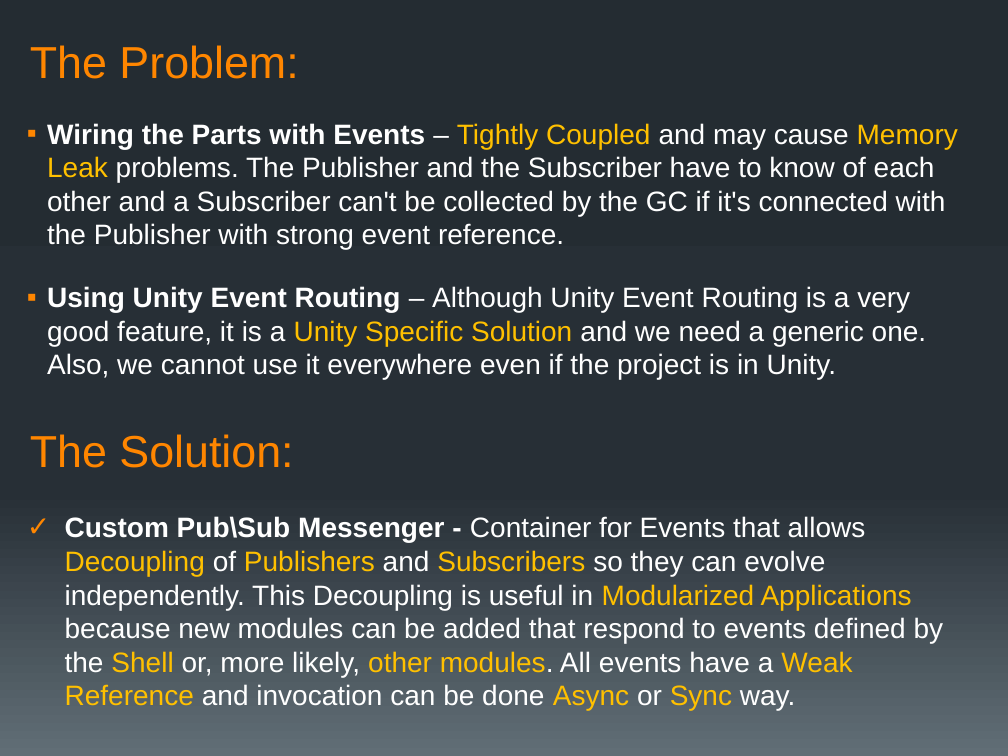
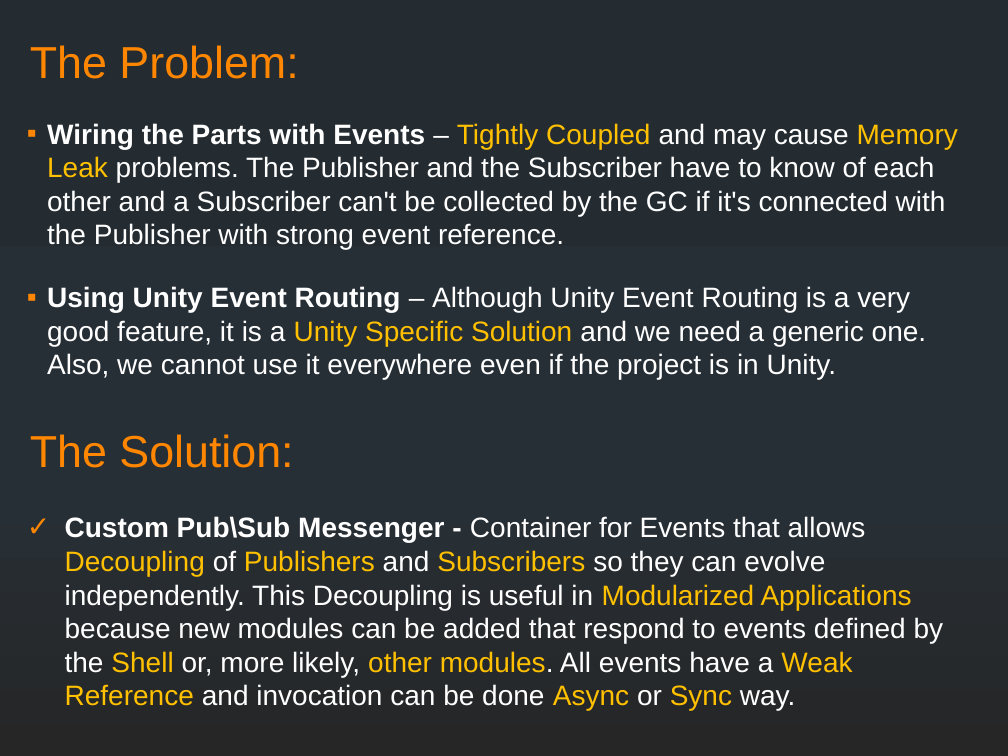
Before and after one commit to supermax/pubsub, a slide deck: slide 2 of docs/PubSub Messenger.pptx. Drawn at 1008x756 pixels with LibreOffice and Linux fonts; fonts in the diff are those of the drawing. Boxes give left, top, right and bottom in pixels: in the first picture for what was removed or moved away, otherwise in the second. Text is boxed around its words. In the diff, an @@ line names an element or a change of style, - is before the commit and + after.

```diff
--- a/docs/PubSub Messenger.pptx
+++ b/docs/PubSub Messenger.pptx
@@ background gradient #242C33 to #273037 to #636D76 to gradient #242C33 to #273037 to #262626 @@
```
Also in this commit, not shown: 4 other slides changed, 1 slide added, 10 other files.
